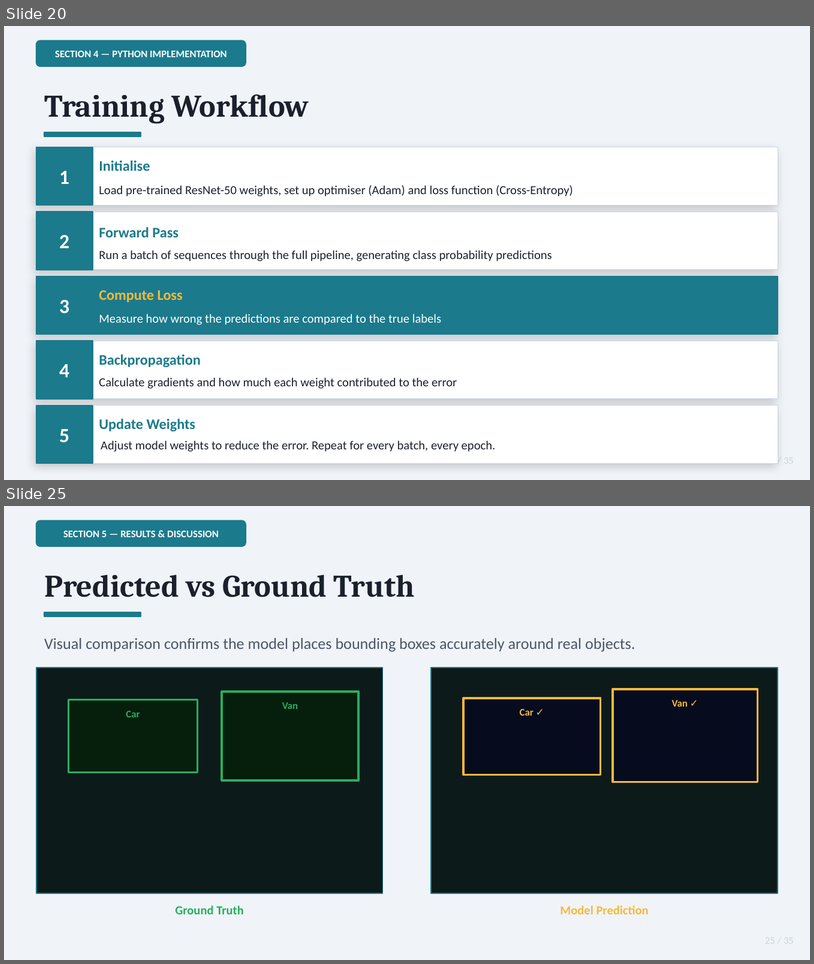
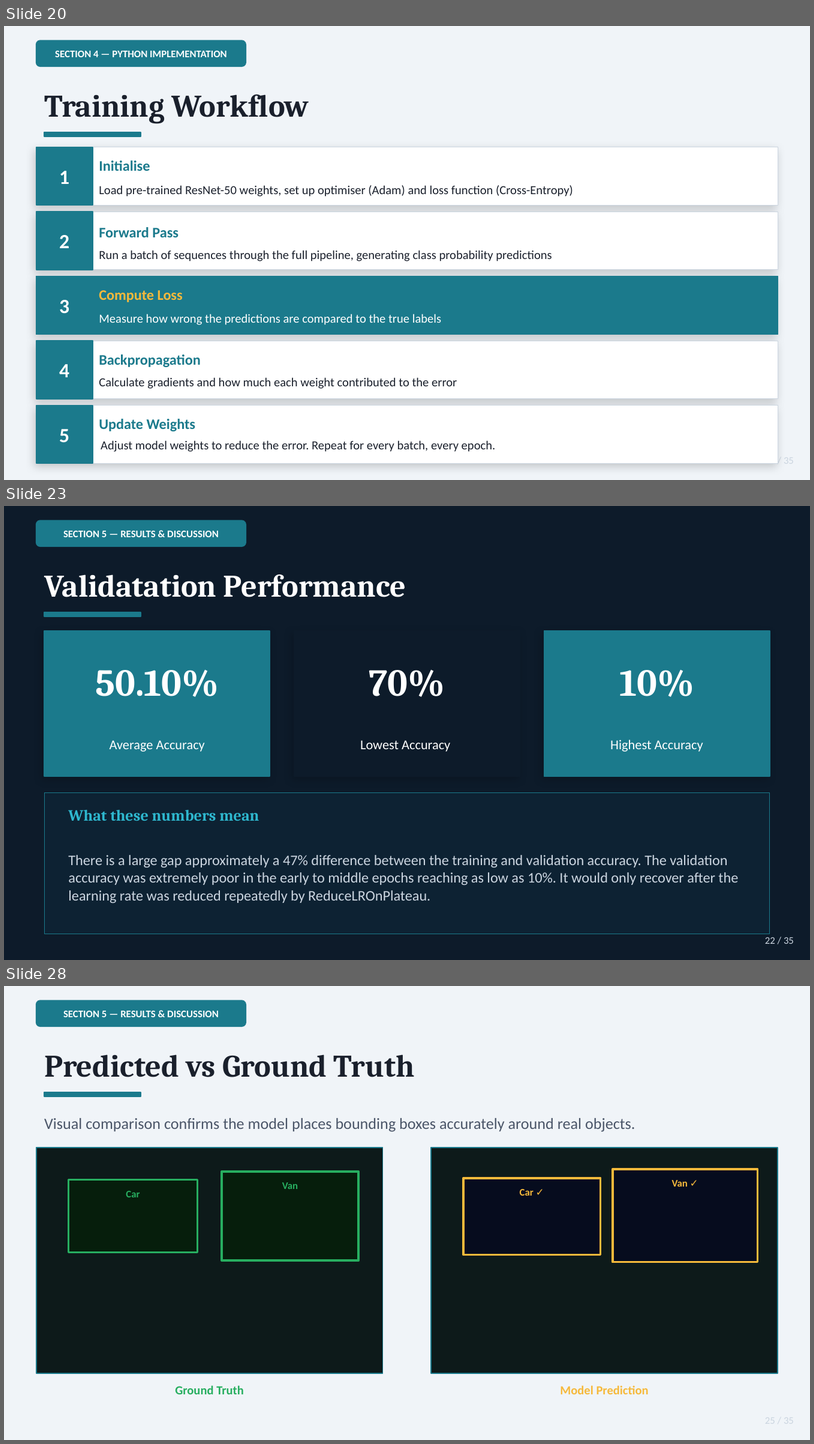
Before and after one commit to KumbiraiShonhiwa/3D-ResNet-With-Temporal-Feature-Stacking-and-LSTM, a slide deck: docs/KITTI_ML_Presentation.pptx. Shown one above the other, each under a label of ours: slides 20 and 25 before the commit, slides 20, 23 and 28 after it; the slides between them are not shown. The pictures are 814x964 and 814x1444 pixels, drawn with LibreOffice and Linux fonts; fonts in the diff are those of the drawing. Boxes give left, top, right and bottom in pixels: in the first picture for what was removed or moved away, otherwise in the second. Text is boxed around its words. In the diff, an @@ line names an element or a change of style, - is before the commit and + after.

```diff
--- a/docs/KITTI_ML_Presentation.pptx
+++ b/docs/KITTI_ML_Presentation.pptx
@@ slide 23 added at [4,506,810,960], background #0D1B2A @@
@@ rounded rectangle added at [36,520,246,546], fill #1B7A8C, outline #1B7A8C 1 pt @@
@@ text added at [63,531,219,537], 9 pt, text #FFFFFF, bold @@
+SECTION 5 — RESULTS & DISCUSSION
@@ text added at [44,574,406,597], 28 pt, text #FFFFFF, bold @@
+Validatation Performance
@@ rectangle added at [44,612,141,616], fill #1B7A8C, outline #1B7A8C 1 pt @@
@@ rectangle added at [44,631,270,776], fill #1B7A8C, outline #1B7A8C 1 pt @@
@@ rectangle added at [294,631,520,776], fill #0D1B2A, outline #0D1B2A 1 pt @@
@@ rectangle added at [544,631,770,776], fill #1B7A8C, outline #1B7A8C 1 pt @@
@@ text added at [95,670,219,697], 34 pt, text #FFFFFF, bold @@
+50.10%
@@ text added at [369,670,445,697], 34 pt, text #FFFFFF, bold @@
+70%
@@ text added at [620,670,695,697], 34 pt, text #FFFFFF, bold @@
+10%
@@ text added at [611,739,704,751], 12 pt, text #FFFFFF @@
+Highest Accuracy
@@ text added at [110,740,205,751], 12 pt, text #FFFFFF @@
+Average Accuracy
@@ text added at [360,740,450,751], 12 pt, text #FFFFFF @@
+Lowest Accuracy
@@ rectangle added at [44,792,770,933], fill #0D2233, outline #1B7A8C 0.5 pt @@
@@ text added at [68,810,259,820], 14 pt, text #2EB8CF, bold @@
+What these numbers mean
@@ text added at [68,855,738,903], 13 pt, text #CBD5E0 @@
+There is a large gap approximately a 47% difference between the training and validation accuracy. The validation accuracy was extremely poor in the early to middle epochs reaching as low as 10%. It would only recover after the learning rate was reduced repeatedly by ReduceLROnPlateau.
@@ text added at [765,937,794,943], 9 pt, text #CBD5E0 @@
+22 / 35
@@ what was slide 25 is now slide 28 @@
```
Also in this commit, not shown: 9 slides changed, 3 other slides added, 1 slide removed, 5 other files.
